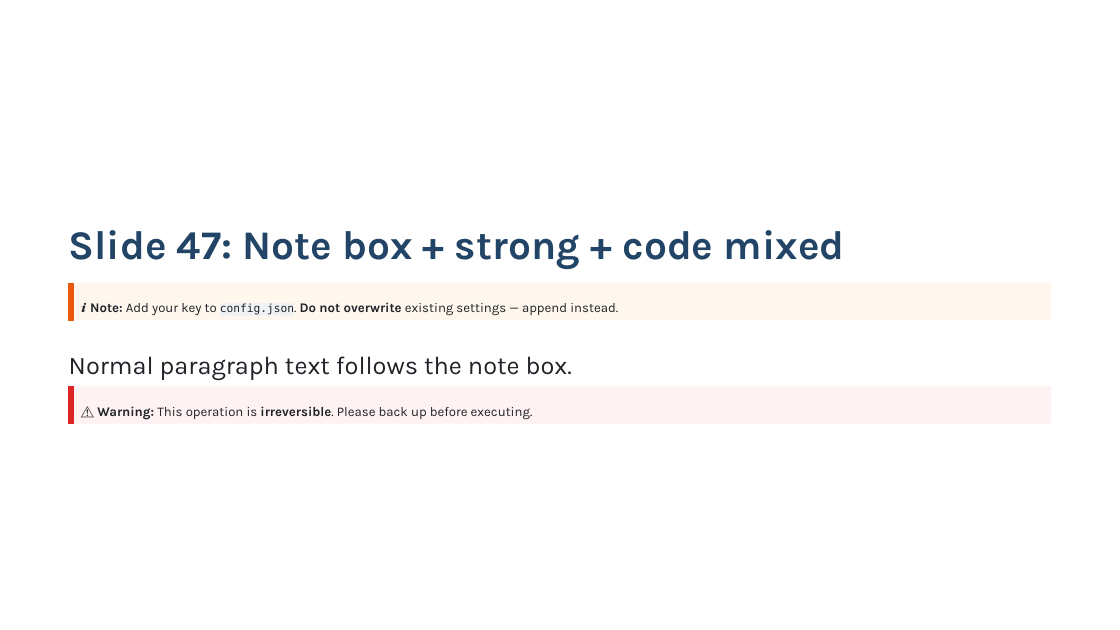
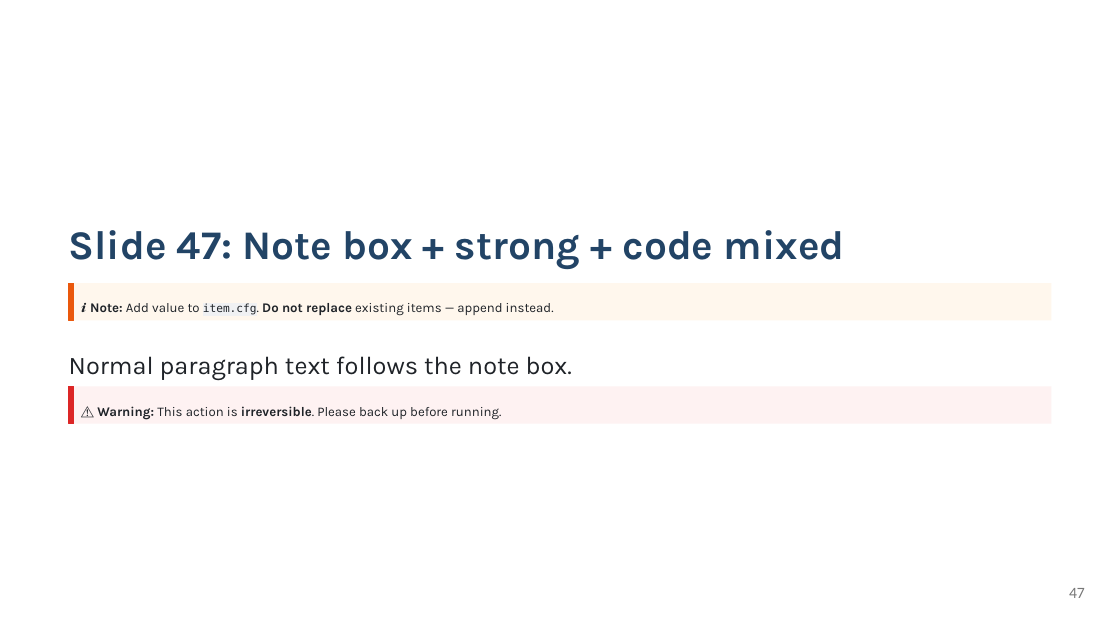
Before and after one commit to KatsuYuzu/marp-to-editable-pptx, a slide deck: slide 47 of output-pptx/test-output.pptx. Drawn at 1120x630 pixels with LibreOffice and Linux fonts; fonts in the diff are those of the drawing. Boxes give left, top, right and bottom in pixels: in the first picture for what was removed or moved away, otherwise in the second. Text is boxed around its words. In the diff, an @@ line names an element or a change of style, - is before the commit and + after.

```diff
--- a/output-pptx/test-output.pptx
+++ b/output-pptx/test-output.pptx
@@ text at (x1=81, y1=303, x2=554, y2=316): text changed @@
-ℹ️ Note: Add your key to config.json. Do not overwrite existing settings — append instead.
+ℹ️ Note: Add value to item.cfg. Do not replace existing items — append instead.
@@ text at (x1=97, y1=406, x2=501, y2=420): text changed @@
-⚠️ Warning: This operation is irreversible. Please back up before executing.
+⚠️ Warning: This action is irreversible. Please back up before running.
@@ page number added at (x1=1069, y1=588, x2=1085, y2=598), 13.5 pt, text #777777 @@
+47
```
Also in this commit, not shown: 54 other slides changed, 12 slides added, 8 slides removed, 4 other files.
